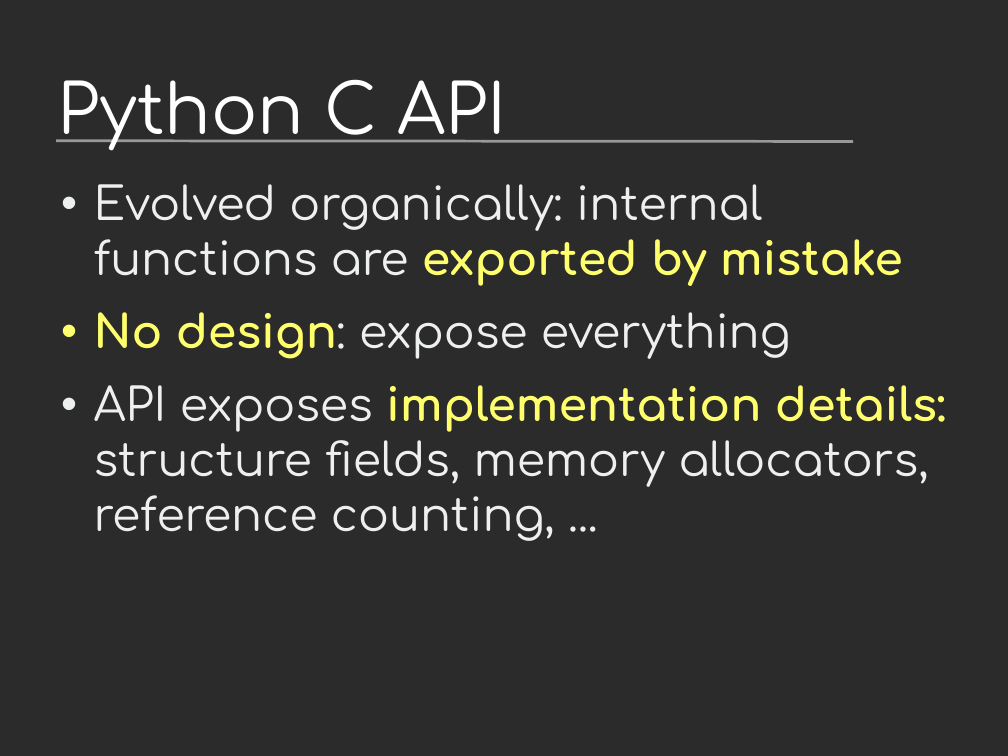
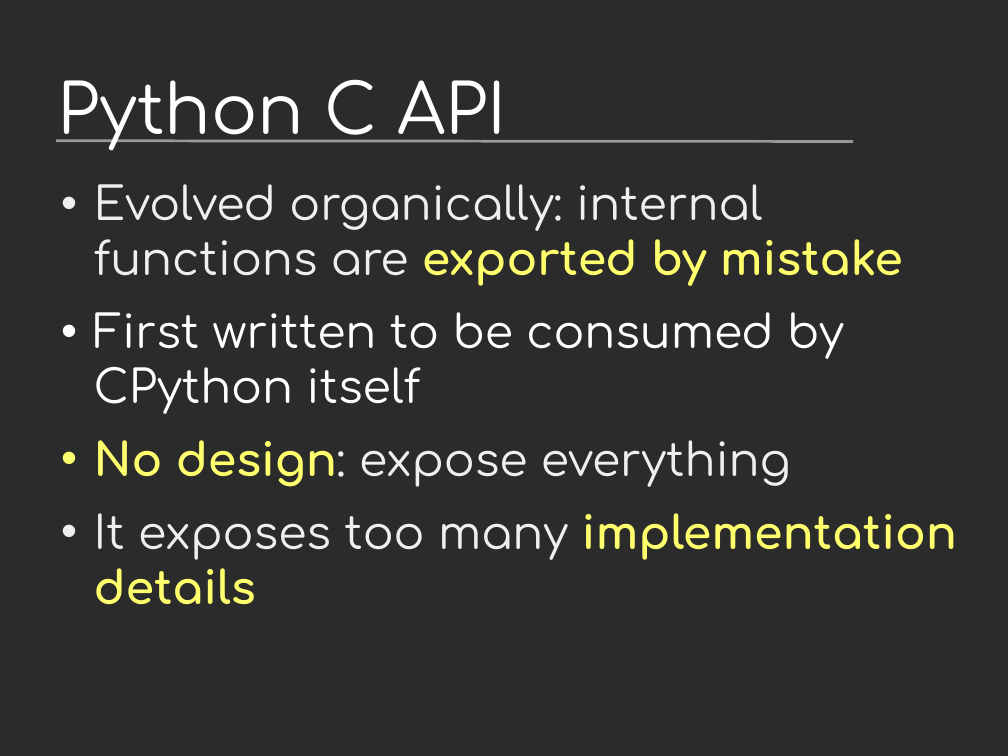
Before and after one commit to vstinner/talks, a slide deck: slide 26 of 2019-EuroPython/python_performance.odp (slide 24 before the commit). Drawn at 1008x756 pixels with LibreOffice and Linux fonts; fonts in the diff are those of the drawing; background and template pictures are left out; a plain dark background stands for a picture behind light text. Boxes give left, top, right and bottom in pixels: in the first picture for what was removed or moved away, otherwise in the second. Text is boxed around its words. In the diff, an @@ line names an element or a change of style, - is before the commit and + after.

Commit message:
EuroPython

```diff
--- a/2019-EuroPython/python_performance.odp
+++ b/2019-EuroPython/python_performance.odp
@@ text at (x1=94, y1=312, x2=844, y2=414): paragraph added @@
+• First written to be consumed by CPython itself
@@ text at (x1=94, y1=513, x2=957, y2=604): text changed; text colour #EEEFF0 to #FFFF6D; bold on @@
-• API exposes implementation details: structure fields, memory allocators, reference counting, ...
+• It exposes too many implementation details
```
Also in this commit, not shown: 19 other slides changed, 6 slides added, 1 other file.
